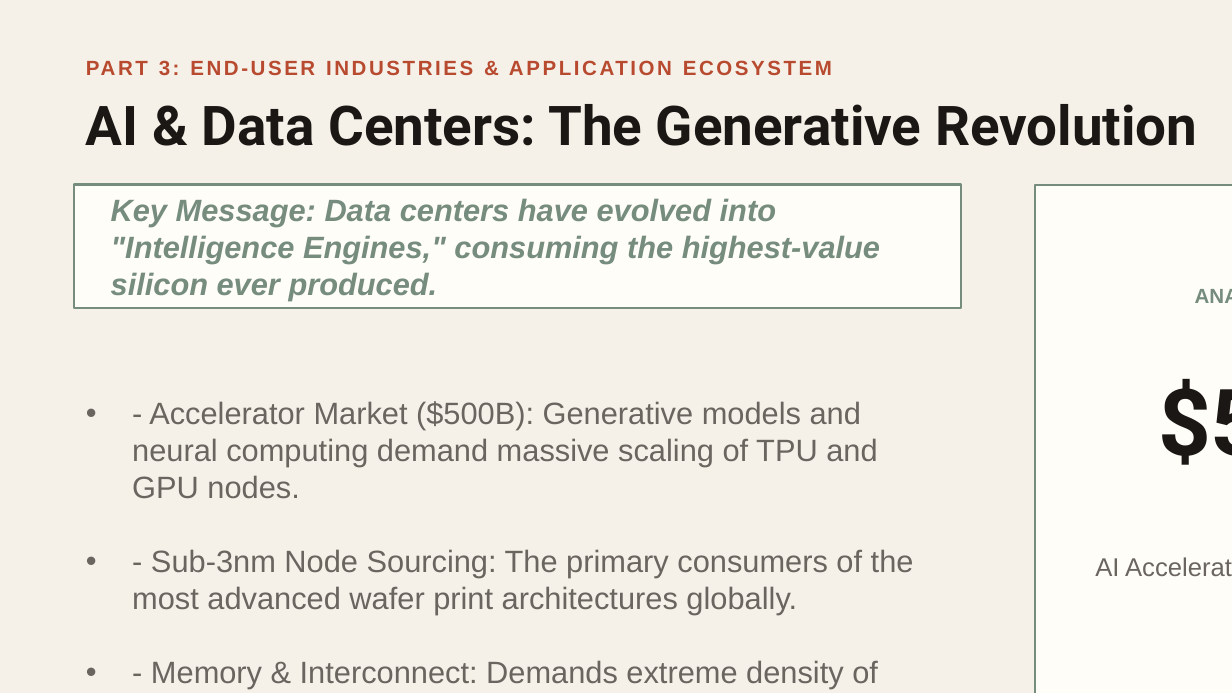
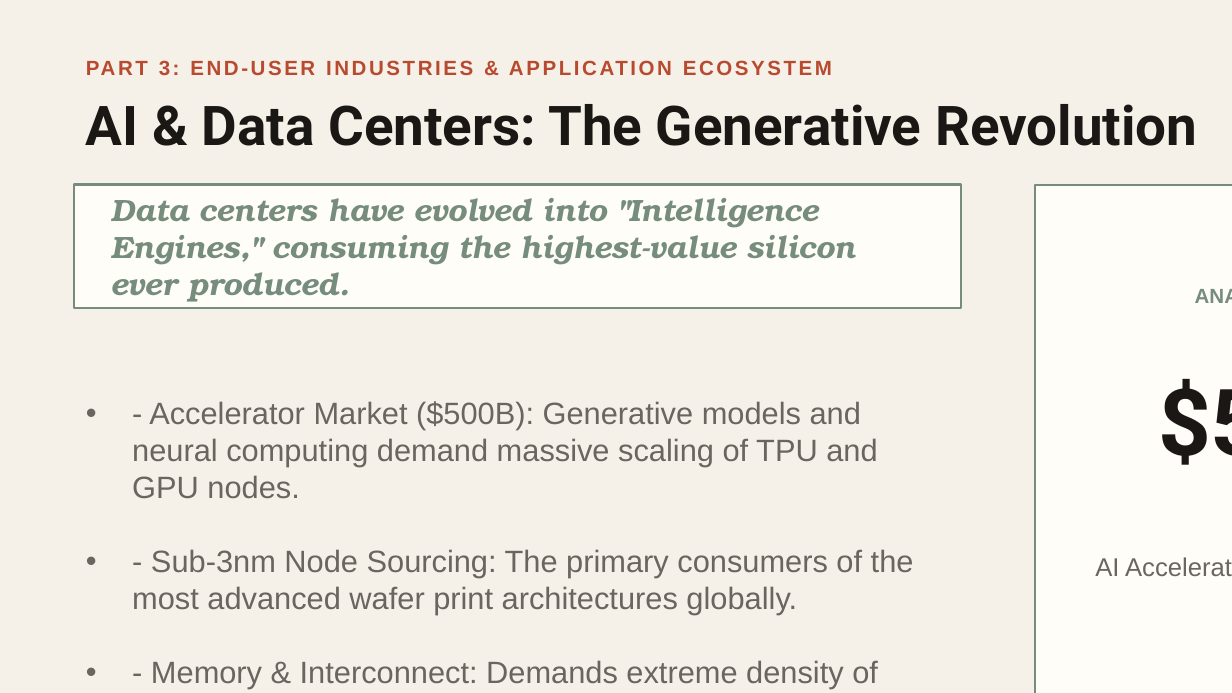
Before and after one commit to 6821711420061-a11y/semiconductor-presentation, a slide deck: slide 13 of output/semiconductor-ecosystem-2026.pptx. Drawn at 1232x693 pixels with LibreOffice and Linux fonts; fonts in the diff are those of the drawing. Boxes give left, top, right and bottom in pixels: in the first picture for what was removed or moved away, otherwise in the second. Text is boxed around its words. In the diff, an @@ line names an element or a change of style, - is before the commit and + after.

Commit message:
Remove Key Message prefix and set Key Message font to Bookman ITC Std

```diff
--- a/output/semiconductor-ecosystem-2026.pptx
+++ b/output/semiconductor-ecosystem-2026.pptx
@@ text at [111,198,855,302]: text changed; font Arial to TeX Gyre Bonum @@
-Key Message: Data centers have evolved into "Intelligence Engines," consuming the highest-value silicon ever produced.
+Data centers have evolved into "Intelligence Engines," consuming the highest-value silicon ever produced.
```
Also in this commit, not shown: 15 other slides changed, 4 other files.
